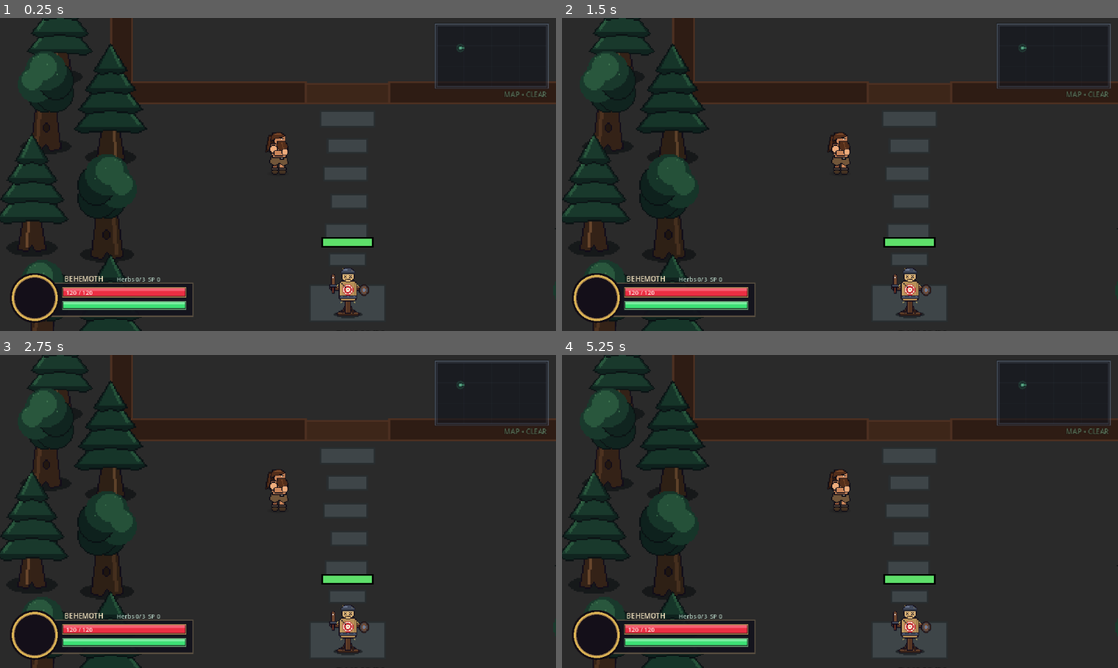
Above: before the commit, frames 1-4 (two rows, left to right).
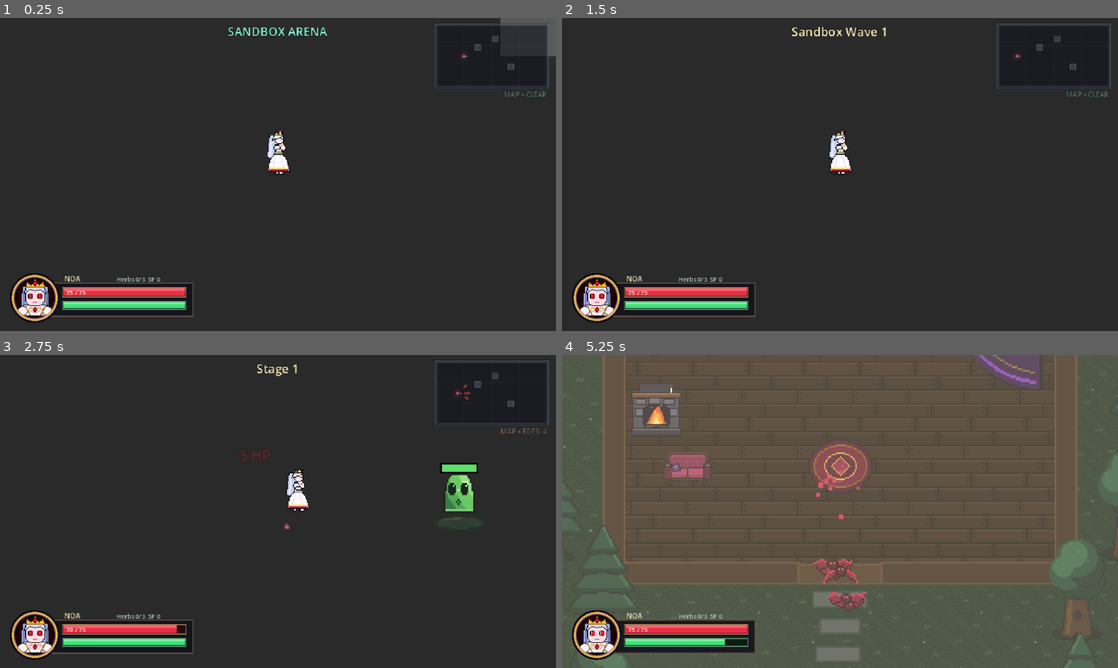
Above: after the commit, the same moments.

Repository: WizardsAcademy/newgame
Game: Godot game, scene res://tests/heroes_and_dash_test.tscn
Two runs of this game, one before a commit and one after it. Both use one fixed random seed, a clock stepped at 60 frames per second and the inputs below. This scene is started directly instead of the project's main scene.
Inputs (mouse positions are in pixels of both pictures, inside the frame that each line leads up to):
- Up to frame 1 (0.25 s): no input
- Up to frame 2 (1.5 s): tap Enter (ui_accept) at 0.5, 0.77, 1.07 s; move the mouse to (962, 158) at 0.52 s; hold D (move_right) 0.53-1.25 s; hold Space (attack) 0.53-1.25 s; click (962, 158) at 0.67 s; tap Shift (dash) at 0.8 s; drag from (728, 190) to (906, 290) at 1.27 s
- Up to frame 3 (2.75 s): move the mouse to (333, 442) at 2.02 s; hold D (move_right) from 2.03 s (still down); hold Right mouse button (shield) from 2.03 s (still down); tap Space (attack) at 2.3 s
- Up to frame 4 (5.25 s): release D (move_right) at 2.75 s; release Right mouse button (shield) at 2.75 s; drag from (812, 574) to (873, 511) at 2.77 s; move the mouse to (1006, 558) at 3.52 s; hold A (move_left) 3.53-4.25 s; hold Shift (dash) 3.53-4.25 s; tap Enter (ui_accept) at 3.77, 4.07 s; right-click (1006, 558) at 3.8 s; drag from (673, 464) to (840, 511) at 4.27 s; move the mouse to (867, 511) at 5.02 s; hold S (move_down) from 5.03 s (still down); hold Shift (dash) from 5.03 s (still down); tap F (interact, bound only after the commit) at 5.1 s; click (867, 511) at 5.17 s

The runs differ from the first frame. In frame 1, 11% of the frame differs, in the area x 0-100%, y 0-100%; in frame 2, 11%; in frame 3, 12%; in frame 4, 95%.
Error before the commit: Parse Error: Cannot infer the type of "was_dead" variable because the value doesn't have a set type. (res://scripts/player/player_base.gd:772)

Commit message:
fix: add explicit bool annotations for Godot 4.7.2 strict GDScript parser
Co-authored-by: arena-agent <297053741+arena-agent@users.noreply.github.com>

Diff:
--- a/scripts/main.gd
+++ b/scripts/main.gd
@@ -325,9 +325,9 @@
 	if is_open_now:
 		player.input_enabled = false
 	else:
-		var menu_blocking := (
+		var menu_blocking: bool = (
 			game_is_over
-			or (character_select_menu != null and character_select_menu.is_open())
+			or (character_select_menu != null and bool(character_select_menu.is_open()))
 			or (witch_skill_tree_menu != null and witch_skill_tree_menu.is_open())
 			or (pause_menu != null and pause_menu.is_open())
 		)
@@ -348,10 +348,10 @@
 	WitchCauldronProgression.reset_all_heroes()
 	if player != null and is_instance_valid(player):
 		var cur_pos := player.position
-		var blocking := (
+		var blocking: bool = (
 			game_is_over
 			or (dev_console != null and dev_console.is_open())
-			or (character_select_menu != null and character_select_menu.is_open())
+			or (character_select_menu != null and bool(character_select_menu.is_open()))
 			or (witch_skill_tree_menu != null and witch_skill_tree_menu.is_open())
 		)
 		var entry := _replace_player_instance(CharacterRegistry.selected_id, not blocking, cur_pos)
--- a/scripts/player/player_base.gd
+++ b/scripts/player/player_base.gd
@@ -769,7 +769,7 @@
 	HitStop.freeze(0.035 if from_dash else 0.05)
 	ScreenShake.shake(2.8 if from_dash else 3.0, 0.14)
 
-	var was_dead := (enemy.get("is_dead") == true)
+	var was_dead: bool = (enemy.get("is_dead") == true)
 	enemy.take_damage(final_damage)
 	if not was_dead and enemy != null and is_instance_valid(enemy) and enemy.get("is_dead") == true:
 		_on_killed_enemy_with_combat(enemy)
--- a/scripts/ui/dev_console.gd
+++ b/scripts/ui/dev_console.gd
@@ -153,7 +153,7 @@
 func _input(event: InputEvent) -> void:
 	if event is InputEventKey and event.pressed and not event.echo:
 		var ke := event as InputEventKey
-		var is_backtick := (
+		var is_backtick: bool = (
 			ke.keycode == KEY_QUOTELEFT
 			or ke.physical_keycode == KEY_QUOTELEFT
 			or ke.keycode == KEY_ASCIITILDE
--- a/scripts/ui/witch_skill_tree_menu.gd
+++ b/scripts/ui/witch_skill_tree_menu.gd
@@ -543,7 +543,7 @@
 		_draw_conduit(Vector2(px, ROW_Y[4] + 19.0), Vector2(px, merge_y), t4_lv >= 1, pil_blocked, pri, sec)
 		_draw_conduit(Vector2(px, merge_y), Vector2(bot_c.x, merge_y), t4_lv >= 1, pil_blocked, pri, sec)
 
-	var any_t4 := (
+	var any_t4: bool = (
 		WitchCauldronProgression.get_node_level(_hero_id, "p0_t4") >= 1
 		or WitchCauldronProgression.get_node_level(_hero_id, "p1_t4") >= 1
 		or WitchCauldronProgression.get_node_level(_hero_id, "p2_t4") >= 1
